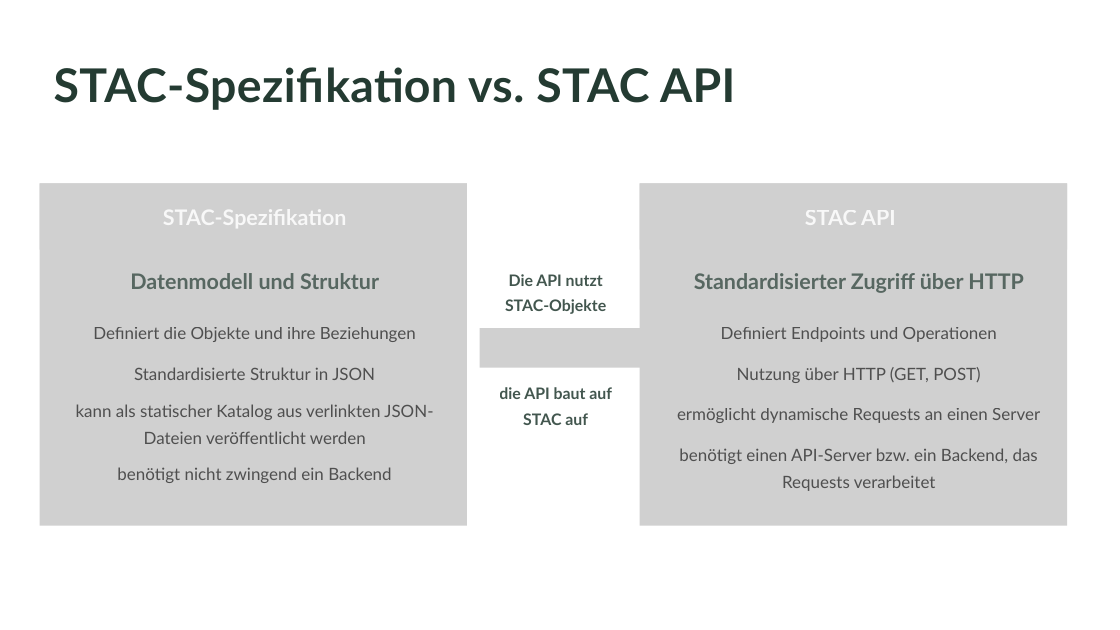
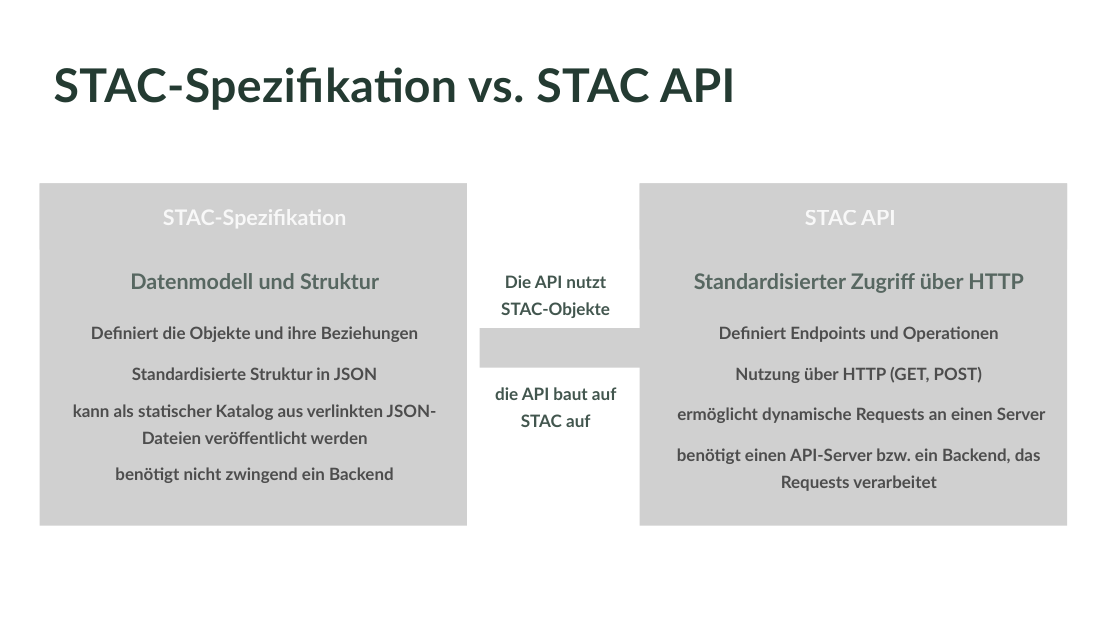
Before and after one commit to Geosoft2/geosoft2-2026, a slide deck: slide 2 of stac-api-spezifikation/STAC API Spezifikation.pptx. Drawn at 1120x630 pixels with LibreOffice and Linux fonts; fonts in the diff are those of the drawing; grey boxes stand for pictures; background and template pictures are left out. Boxes give left, top, right and bottom in pixels: in the first picture for what was removed or moved away, otherwise in the second. Text is boxed around its words. In the diff, an @@ line names an element or a change of style, - is before the commit and + after.

Commit message:
Update STAC API presentation

```diff
--- a/stac-api-spezifikation/STAC API Spezifikation.pptx
+++ b/stac-api-spezifikation/STAC API Spezifikation.pptx
@@ text "Die API nutzt STAC-Objekte" at (x1=501, y1=275, x2=610, y2=318): size 20.5 to 22 pt; line spacing 32.8pt to 35.2pt @@
@@ text "die API baut auf STAC ..." at (x1=495, y1=387, x2=616, y2=427): size 20.5 to 22 pt; line spacing 32.8pt to 35.2pt @@
@@ text colour #242424 at 75% opacity to #222222 at 75% opacity, bold on in 8 elements at (x1=91, y1=326, x2=418, y2=342), (x1=115, y1=467, x2=394, y2=483), (x1=719, y1=326, x2=999, y2=342), (x1=735, y1=367, x2=982, y2=383), (x1=132, y1=367, x2=377, y2=380), (x1=73, y1=404, x2=437, y2=444), (x1=677, y1=448, x2=1041, y2=491), (x1=677, y1=407, x2=1046, y2=423) @@
```
Also in this commit, not shown: 4 other slides changed, 1 slide removed.
